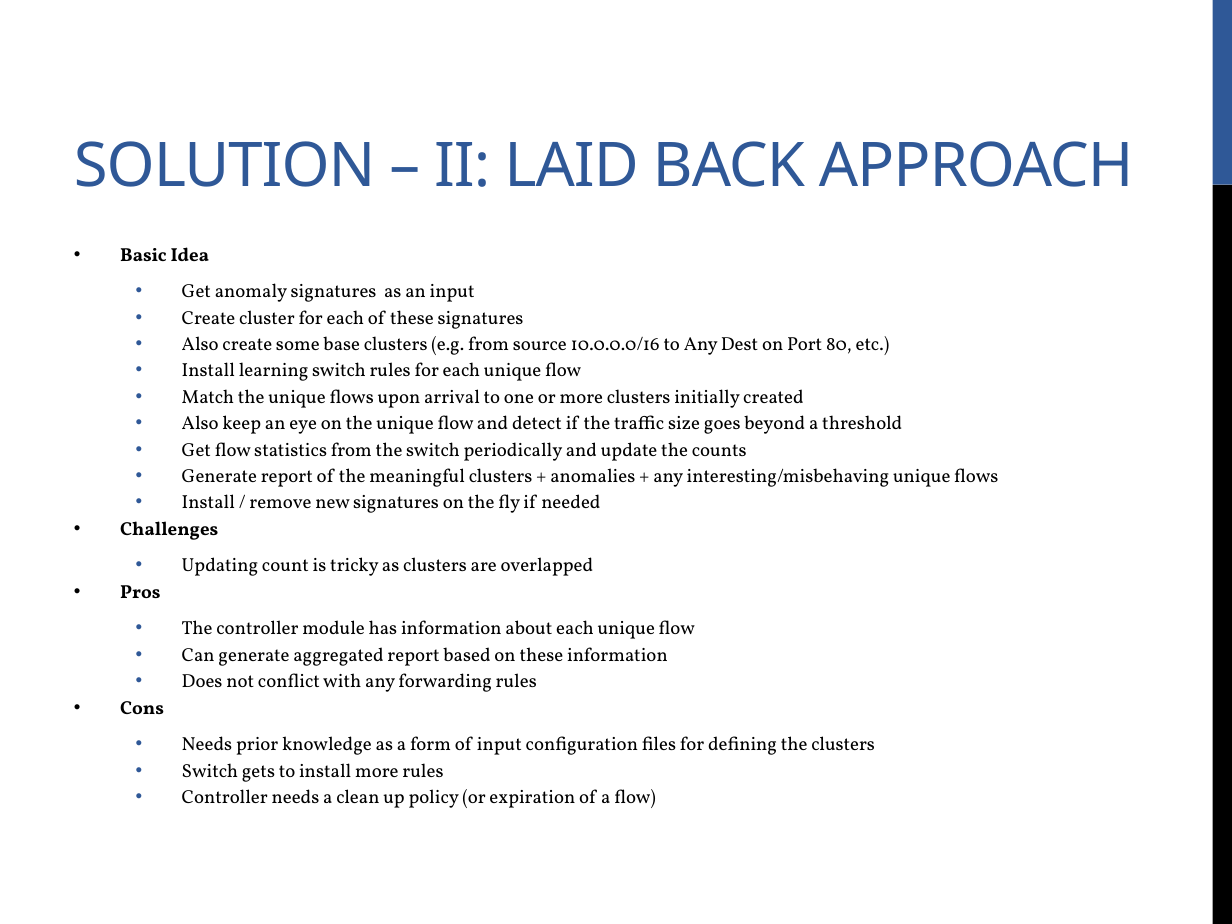
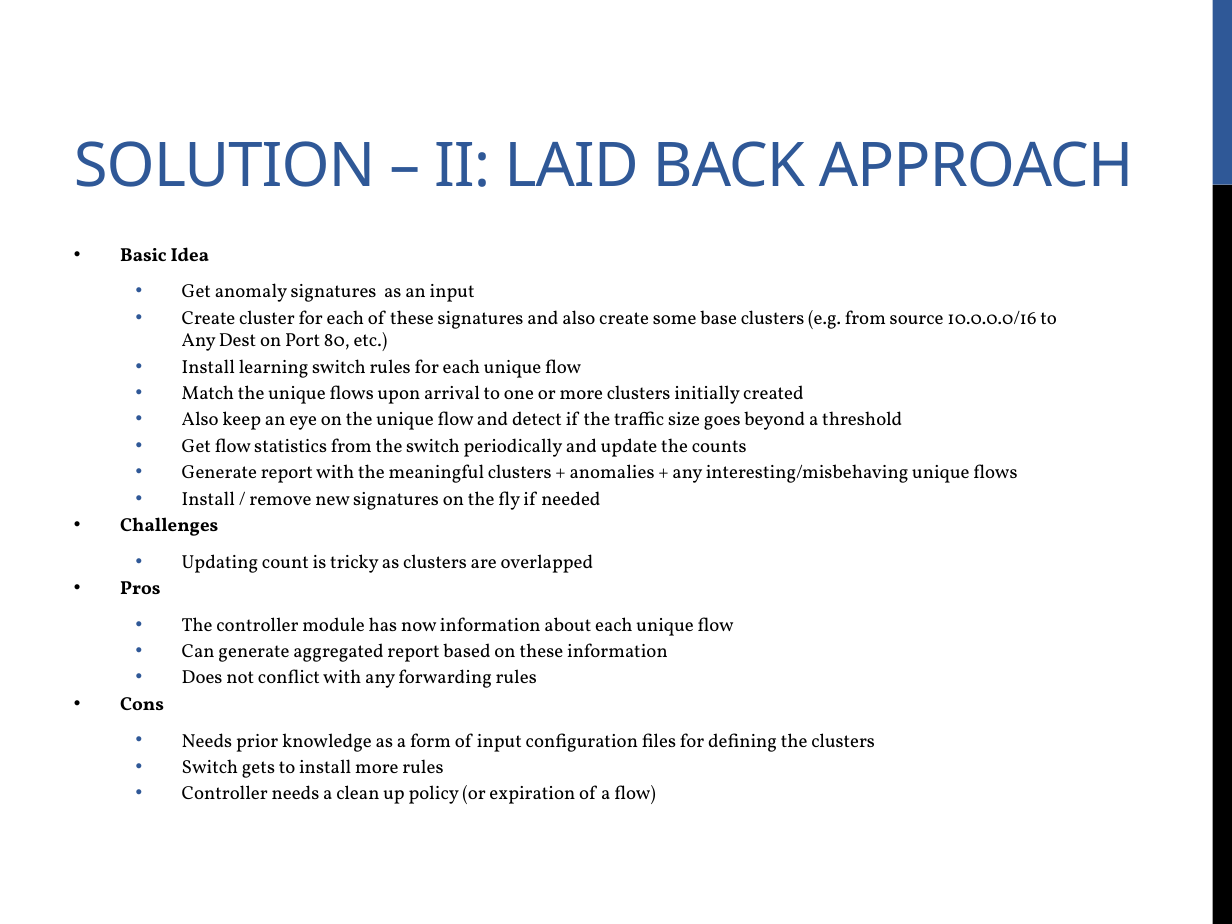
Before and after one commit to bornogit/Floodlight-AD, a slide deck: slide 8 of Slides/740- Anomaly Detector for Floodlight .pptx. Drawn at 1232x924 pixels with LibreOffice and Linux fonts; fonts in the diff are those of the drawing. Boxes give left, top, right and bottom in pixels: in the first picture for what was removed or moved away, otherwise in the second. Text is boxed around its words. In the diff, an @@ line names an element or a change of style, - is before the commit and + after.

```diff
--- a/Slides/740- Anomaly Detector for Floodlight .pptx
+++ b/Slides/740- Anomaly Detector for Floodlight .pptx
@@ text at bbox=[182, 310, 1056, 351]: text changed @@
-  • Create cluster for each of these signatures
-  • Also create some base clusters (e.g. from source 10.0.0.0/16 to Any Dest on Port 80, etc.)
+  • Create cluster for each of these signatures and also create some base clusters (e.g. from source 10.0.0.0/16 to Any Dest on Port 80, etc.)
@@ text at bbox=[182, 464, 1017, 483]: text changed @@
-  • Generate report of the meaningful clusters + anomalies + any interesting/misbehaving unique flows
+  • Generate report with the meaningful clusters + anomalies + any interesting/misbehaving unique flows
@@ text at bbox=[182, 617, 734, 636]: text changed @@
-  • The controller module has information about each unique flow
+  • The controller module has now information about each unique flow
```
Also in this commit, not shown: 1 other slide changed, 1 slide added.
